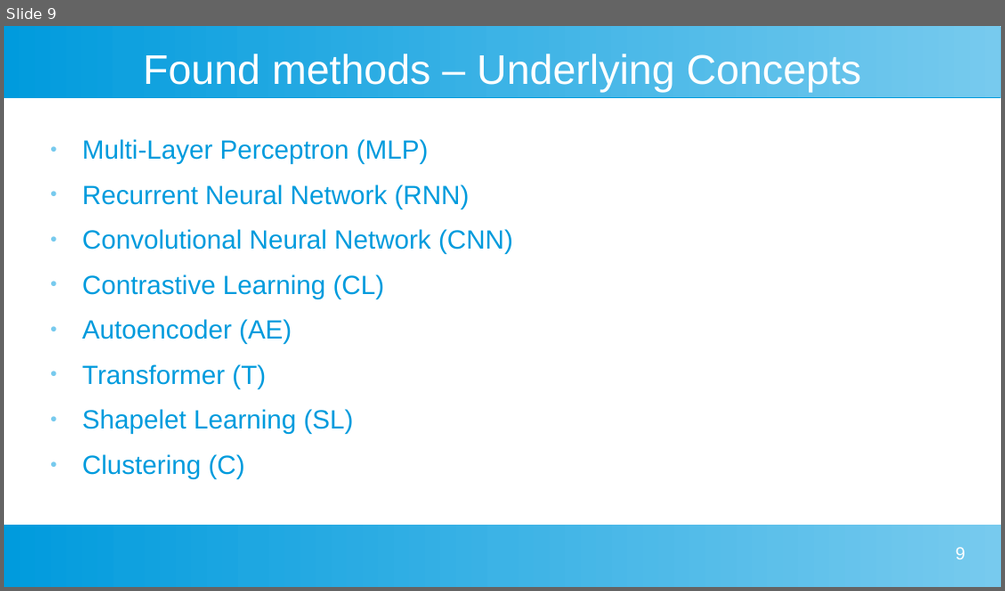
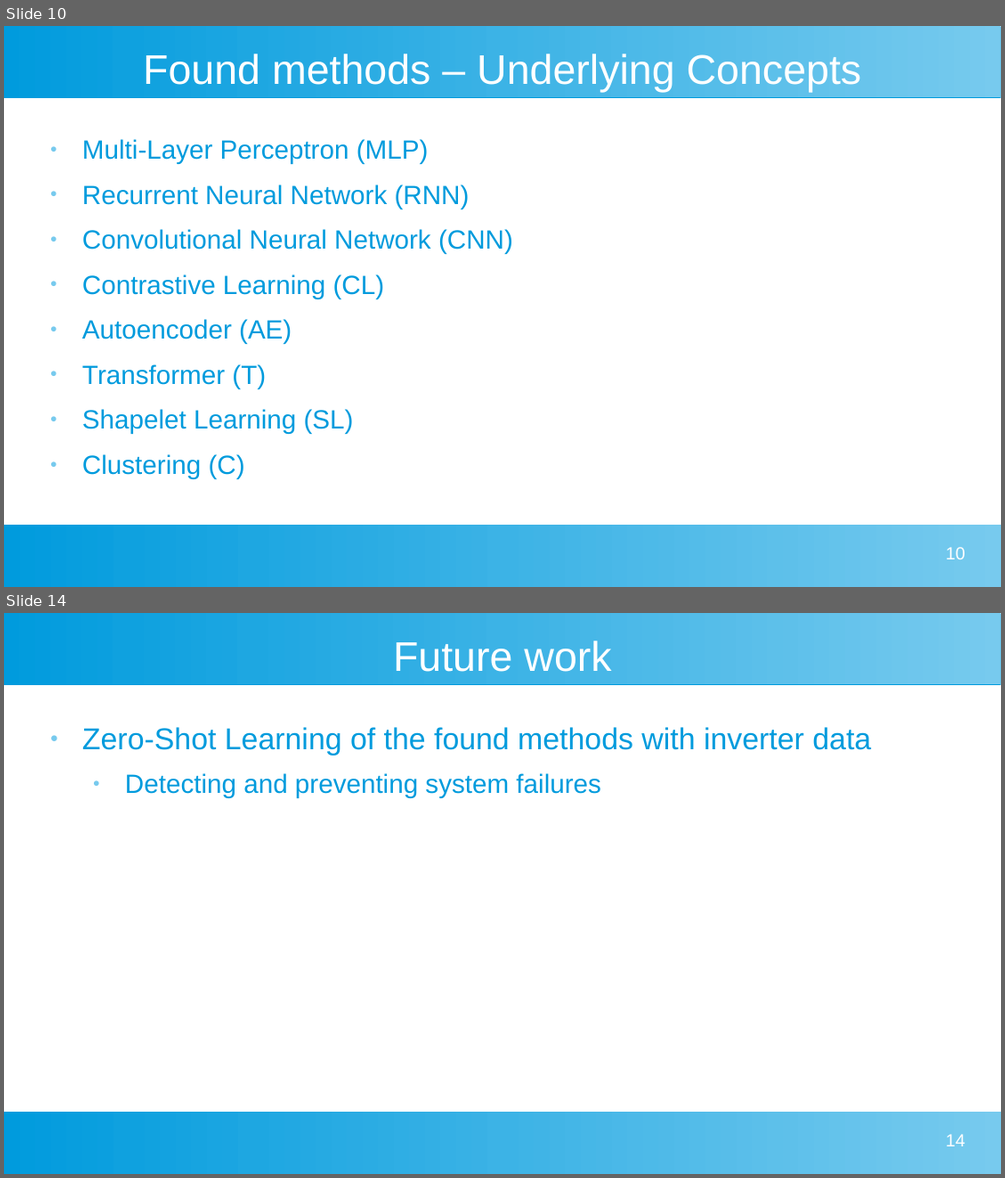
Before and after one commit to johanneshoelker/Smart-Systems-Paper, a slide deck: Presentation/Kolloq.odp. Shown one above the other, each under a label of ours: slide 9 before the commit, slides 10 and 14 after it; the slides between them are not shown. The pictures are 1005x591 and 1005x1178 pixels, drawn with LibreOffice and Linux fonts; fonts in the diff are those of the drawing. Boxes give left, top, right and bottom in pixels: in the first picture for what was removed or moved away, otherwise in the second. Text is boxed around its words. In the diff, an @@ line names an element or a change of style, - is before the commit and + after.

```diff
--- a/Presentation/Kolloq.odp
+++ b/Presentation/Kolloq.odp
@@ slide 14 added at [4, 613, 1001, 1174], background #FFFFFF; not listed: 2 template elements that a slide beside it also shows @@
@@ title added at [393, 641, 611, 672], 33 pt, text #FFFFFF @@
+Future work
@@ text added at [82, 727, 871, 797], 24 pt, text #009BDD @@
+● Zero-Shot Learning of the found methods with inverter data
+  ● Detecting and preventing system failures
@@ page number added at [946, 1134, 965, 1146], 14 pt, text #FFFFFF @@
+14
@@ what was slide 9 is now slide 10 @@
@@ page number at [946, 547, 965, 559]: text changed @@
-9
+10
```
Also in this commit, not shown: 7 slides changed, 2 other slides added, 1 slide removed, 2 other files.
